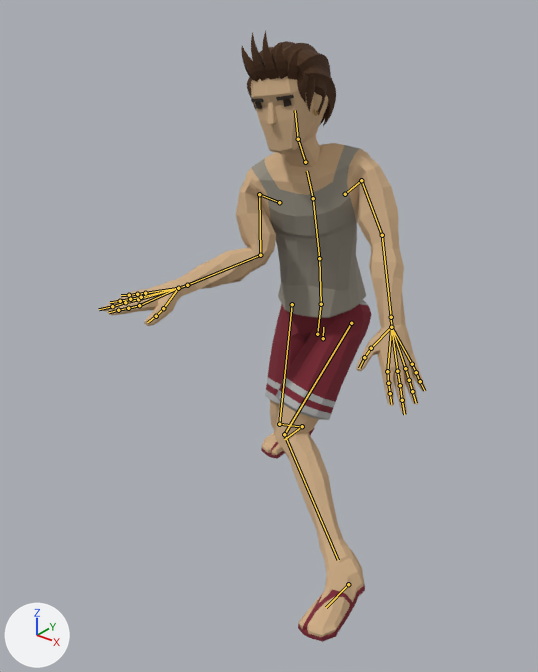
An edit to the glTF model app/src/main/assets/characters/Beach.gltf, drawn before and after from the same camera.
Camera for both pictures: a 50 mm camera at (1.28, -2.049, 1.736) aimed at (-0.017, -0.428, 0.731). The lights are fixed; the arrows at lower left show +X, +Y and +Z. The picture after the commit comes second. Both versions are drawn at frame 5 of the action 'Throw_FH'; the numbers are the values there. The bones that change, and the others that lie on the model, are drawn over the model as lines.

Names of what the first picture shows: 'Beach_Body', 'Beach_Feet', 'Beach_Head', 'Beach_Legs'.
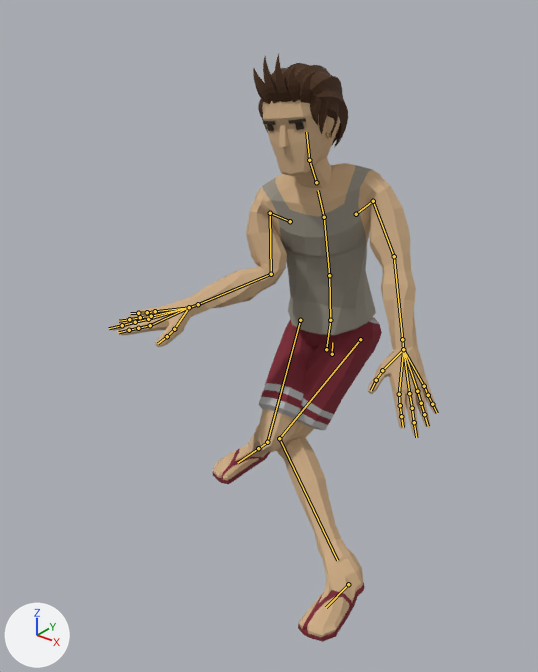
What differs and where, as boxes [x1, y1, x2, y2] in the pictures (538 x 672 px):
'Beach_Body', posed
    before: [100, 143, 426, 414]
    after: [109, 163, 438, 437]
'Beach_Legs', posed (23% wider, 6% shorter)
    before: [265, 300, 371, 547]
    after: [251, 317, 382, 549]
'Beach_Head', posed
    before: [241, 31, 336, 167]
    after: [253, 54, 348, 188]
'Beach_Feet', posed (46% wider)
    before: [261, 428, 365, 642]
    after: [213, 436, 365, 642]
bone 'Body', root to tip
    before: (323, 338) to (323, 327)
    after: (332, 354) to (332, 342)
bone 'Hips', root to tip
    before: (317, 334) to (321, 304)
    after: (326, 349) to (330, 320)
bone 'Abdomen', root to tip
    before: (321, 304) to (319, 258)
    after: (330, 320) to (329, 275)
bone 'Torso', root to tip
    before: (319, 258) to (313, 198)
    after: (329, 275) to (324, 217)
bone 'Chest', root to tip
    before: (313, 198) to (307, 171)
    after: (324, 217) to (318, 190)
bone 'Head', root to tip
    before: (298, 139) to (295, 110)
    after: (309, 160) to (306, 132)
bone 'UpperArm.L', root to tip
    before: (361, 180) to (382, 235)
    after: (373, 201) to (394, 256)
bone 'LowerArm.L', root to tip
    before: (382, 235) to (391, 317)
    after: (394, 256) to (402, 339)
bone 'UpperArm.R', root to tip
    before: (259, 194) to (260, 255)
    after: (270, 213) to (271, 274)
bone 'LowerArm.R', root to tip
    before: (260, 255) to (187, 285)
    after: (271, 274) to (198, 304)
bone 'UpperLeg.L', root to tip
    before: (351, 323) to (284, 434)
    after: (360, 339) to (279, 438)
bone 'LowerLeg.L', root to tip
    before: (284, 434) to (338, 560)
    after: (279, 438) to (337, 560)
bone 'UpperLeg.R', root to tip
    before: (292, 304) to (279, 424)
    after: (300, 320) to (267, 442)
bone 'LowerLeg.R', root to tip
    before: (279, 424) to (299, 426)
    after: (267, 442) to (259, 448)
bone 'Foot.R', root to tip
    before: (302, 426) to (284, 439)
    after: (258, 448) to (237, 463)

Patch to the scene script:
```diff
--- a/app/src/main/assets/characters/Beach.gltf.py
+++ b/app/src/main/assets/characters/Beach.gltf.py
@@ bone_body @@
 bone_body = bpy.data.objects['CharacterArmature'].pose.bones['Body']  # child of 'Root'
-bone_body.location = (0.0, -0.243, 0.127)
+bone_body.location = (0.039, -0.289, 0.128)
@@ bone_hips @@
 bone_hips = bpy.data.objects['CharacterArmature'].pose.bones['Hips']  # child of 'Body'
-bone_hips.rotation_quaternion = (0.999, 0.0, 0.017, 0.002)  # degrees (0, 2, 0)
+bone_hips.rotation_quaternion = (0.995, 0.0, -0.088, -0.012)  # degrees (0, -10, -1)
@@ bone_abdomen @@
 bone_abdomen = bpy.data.objects['CharacterArmature'].pose.bones['Abdomen']  # child of 'Hips'
-bone_abdomen.rotation_quaternion = (0.993, 0.062, 0.103, 0.013)  # degrees (7, 12, 2)
+bone_abdomen.rotation_quaternion = (0.987, 0.068, 0.143, 0.004)  # degrees (8, 16, 2)
@@ bone_torso @@
 bone_torso = bpy.data.objects['CharacterArmature'].pose.bones['Torso']  # child of 'Abdomen'
-bone_torso.rotation_quaternion = (0.991, 0.062, 0.117, 0.006)  # degrees (7, 13, 2)
+bone_torso.rotation_quaternion = (0.985, 0.068, 0.161, -0.006)  # degrees (8, 18, 1)
@@ bone_chest @@
 bone_chest = bpy.data.objects['CharacterArmature'].pose.bones['Chest']  # child of 'Torso'
-bone_chest.rotation_quaternion = (0.996, 0.076, 0.042, 0.031)  # degrees (9, 4, 4)
+bone_chest.rotation_quaternion = (0.994, 0.085, 0.058, 0.027)  # degrees (10, 6, 4)
@@ bone_head @@
 bone_head = bpy.data.objects['CharacterArmature'].pose.bones['Head']  # child of 'Neck'
-bone_head.rotation_quaternion = (0.975, -0.207, -0.084, 0.006)  # degrees (-24, -9, 3)
+bone_head.rotation_quaternion = (0.972, -0.221, -0.081, 0.006)  # degrees (-26, -9, 3)
@@ bone_upperarm_l @@
 bone_upperarm_l = bpy.data.objects['CharacterArmature'].pose.bones['UpperArm.L']  # child of 'Shoulder.L'
-bone_upperarm_l.rotation_quaternion = (0.785, -0.296, 0.0, -0.542)  # degrees (-29, -19, -64)
+bone_upperarm_l.rotation_quaternion = (0.789, -0.272, 0.0, -0.549)  # degrees (-27, -17, -65)
@@ bone_lowerarm_l @@
 bone_lowerarm_l = bpy.data.objects['CharacterArmature'].pose.bones['LowerArm.L']  # child of 'UpperArm.L'
-bone_lowerarm_l.rotation_quaternion = (0.991, -0.127, 0.0, 0.008)  # degrees (-15, 0, 1)
+bone_lowerarm_l.rotation_quaternion = (0.992, -0.124, 0.0, 0.002)  # degrees (-14, 0, 0)
@@ bone_upperarm_r @@
 bone_upperarm_r = bpy.data.objects['CharacterArmature'].pose.bones['UpperArm.R']  # child of 'Shoulder.R'
-bone_upperarm_r.rotation_quaternion = (0.726, -0.45, 0.0, 0.52)  # degrees (-48, 28, 59)
+bone_upperarm_r.rotation_quaternion = (0.721, -0.431, 0.0, 0.543)  # degrees (-45, 28, 62)
@@ bone_lowerarm_r @@
 bone_lowerarm_r = bpy.data.objects['CharacterArmature'].pose.bones['LowerArm.R']  # child of 'UpperArm.R'
-bone_lowerarm_r.rotation_quaternion = (0.809, 0.502, 0.0, -0.3)  # degrees (59, 18, -31)
+bone_lowerarm_r.rotation_quaternion = (0.808, 0.492, 0.0, -0.32)  # degrees (57, 18, -33)
@@ bone_upperleg_l @@
 bone_upperleg_l = bpy.data.objects['CharacterArmature'].pose.bones['UpperLeg.L']  # child of 'Body'
-bone_upperleg_l.rotation_quaternion = (0.946, 0.077, 0.213, 0.23)  # degrees (15, 22, 30)
+bone_upperleg_l.rotation_quaternion = (0.924, 0.137, 0.244, 0.258)  # degrees (24, 22, 36)
@@ bone_lowerleg_l @@
 bone_lowerleg_l = bpy.data.objects['CharacterArmature'].pose.bones['LowerLeg.L']  # child of 'UpperLeg.L'
-bone_lowerleg_l.rotation_quaternion = (0.865, 0.274, 0.184, -0.377)  # degrees (23, 32, -40)
+bone_lowerleg_l.rotation_quaternion = (0.803, 0.376, 0.225, -0.402)  # degrees (35, 42, -40)
@@ bone_upperleg_r @@
 bone_upperleg_r = bpy.data.objects['CharacterArmature'].pose.bones['UpperLeg.R']  # child of 'Body'
-bone_upperleg_r.rotation_quaternion = (-0.993, -0.027, 0.092, 0.07)  # degrees (4, -10, -8)
+bone_upperleg_r.rotation_quaternion = (-0.928, -0.064, 0.139, 0.338)  # degrees (13, -12, -41)
@@ bone_lowerleg_r @@
 bone_lowerleg_r = bpy.data.objects['CharacterArmature'].pose.bones['LowerLeg.R']  # child of 'UpperLeg.R'
-bone_lowerleg_r.rotation_quaternion = (0.85, 0.514, -0.086, 0.074)  # degrees (62, -13, 2)
+bone_lowerleg_r.rotation_quaternion = (0.715, 0.675, -0.105, 0.145)  # degrees (86, -20, 4)
@@ bone_foot_r @@
 bone_foot_r = bpy.data.objects['CharacterArmature'].pose.bones['Foot.R']  # child of 'Root'
-bone_foot_r.location = (-0.152, -0.179, -0.001)
+bone_foot_r.location = (-0.152, 0.111, -0.044)
```
